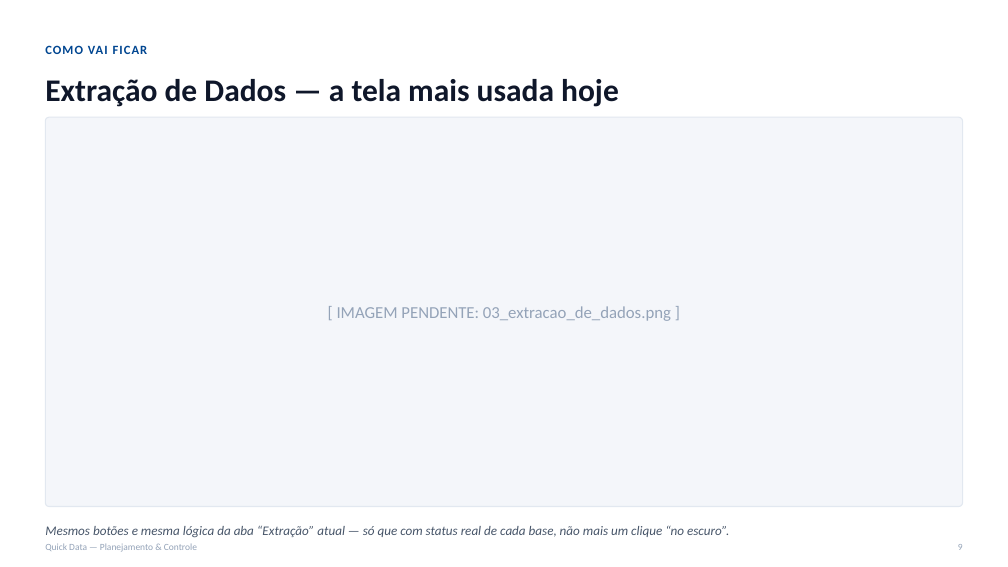
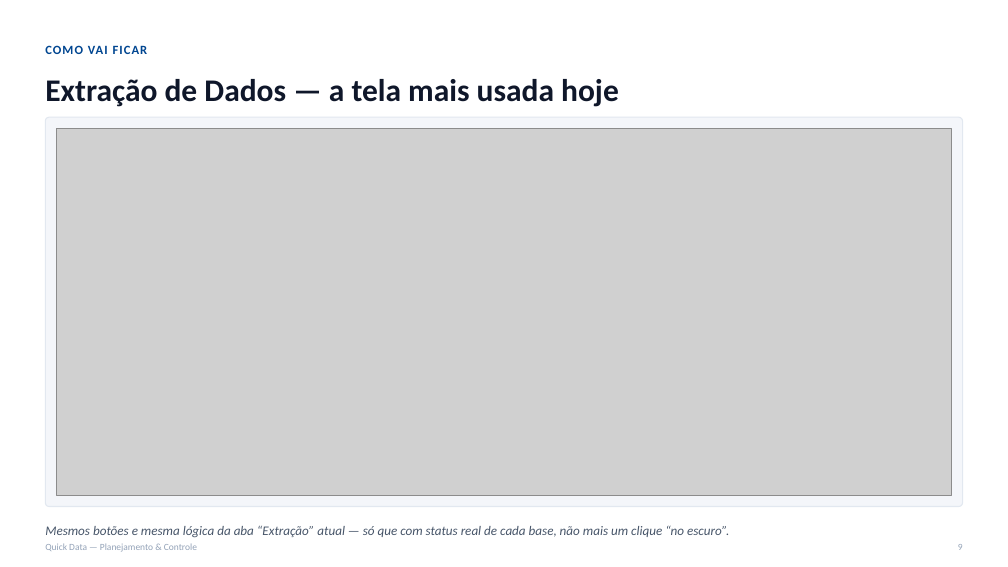
Before and after one commit to Guilhermekek/Quick_Data, a slide deck: slide 9 of docs/apresentacao/Quick_Data_Apresentacao.pptx. Drawn at 1008x567 pixels with LibreOffice and Linux fonts; fonts in the diff are those of the drawing; grey boxes stand for pictures. Boxes give left, top, right and bottom in pixels: in the first picture for what was removed or moved away, otherwise in the second. Text is boxed around its words. In the diff, an @@ line names an element or a change of style, - is before the commit and + after.

```diff
--- a/docs/apresentacao/Quick_Data_Apresentacao.pptx
+++ b/docs/apresentacao/Quick_Data_Apresentacao.pptx
@@ picture added at bbox=[57, 129, 951, 495] @@
@@ text removed at bbox=[337, 306, 671, 321] @@
-[ IMAGEM PENDENTE: 03_extracao_de_dados.png ]
```
Also in this commit, not shown: 4 other slides changed, 9 other files.
